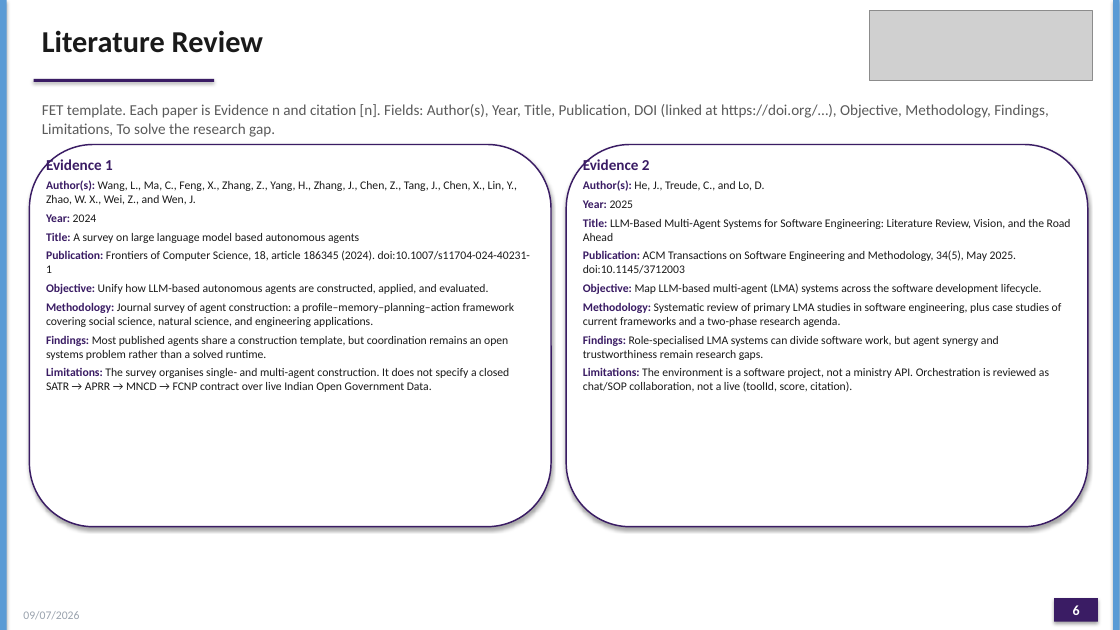
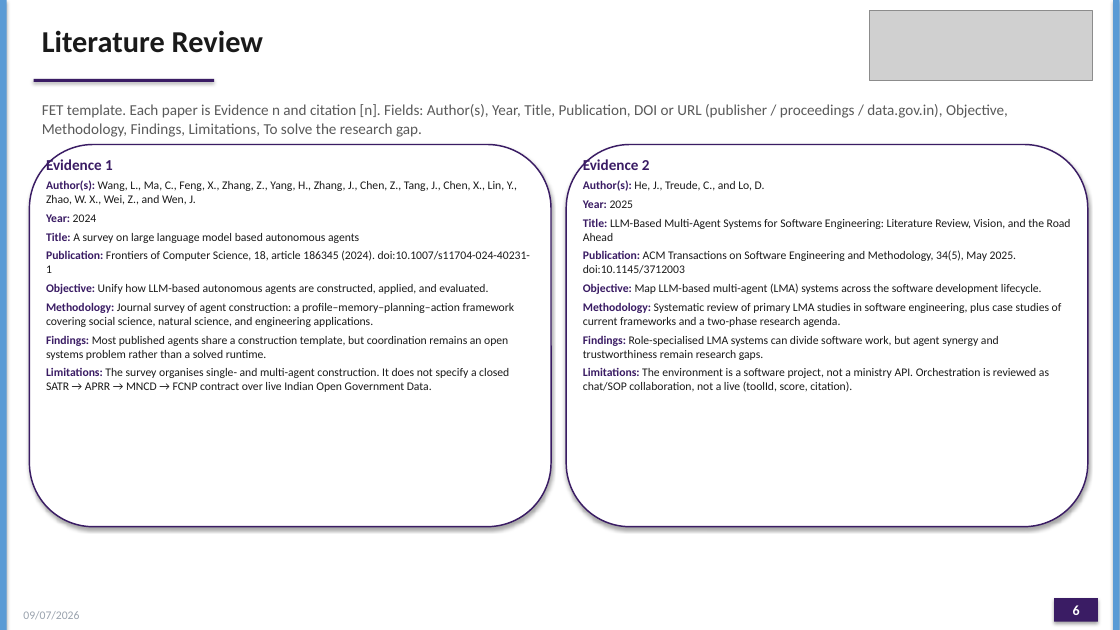
Before and after one commit to joyjeni/phd-agentic-ai-master, a slide deck: slide 6 of ACRS_PhD_Proposal_JenishaT_24ETRP720001.pptx. Drawn at 1120x630 pixels with LibreOffice and Linux fonts; fonts in the diff are those of the drawing; grey boxes stand for pictures. Boxes give left, top, right and bottom in pixels: in the first picture for what was removed or moved away, otherwise in the second. Text is boxed around its words. In the diff, an @@ line names an element or a change of style, - is before the commit and + after.

Commit message:
Link every numbered reference to an official URL.
DOI papers keep https://doi.org/…; ICLR/NeurIPS/ACL/COLM/data.gov.in
entries now use their proceedings or portal landing pages.

```diff
--- a/ACRS_PhD_Proposal_JenishaT_24ETRP720001.pptx
+++ b/ACRS_PhD_Proposal_JenishaT_24ETRP720001.pptx
@@ text at (42,104,1008,137): text changed @@
-FET template. Each paper is Evidence n and citation [n]. Fields: Author(s), Year, Title, Publication, DOI (linked at https://doi.org/…), Objective, Methodology, Findings, Limitations, To solve the research gap.
+FET template. Each paper is Evidence n and citation [n]. Fields: Author(s), Year, Title, Publication, DOI or URL (publisher / proceedings / data.gov.in), Objective, Methodology, Findings, Limitations, To solve the research gap.
```
Also in this commit, not shown: 4 other slides changed, 52 other files.
